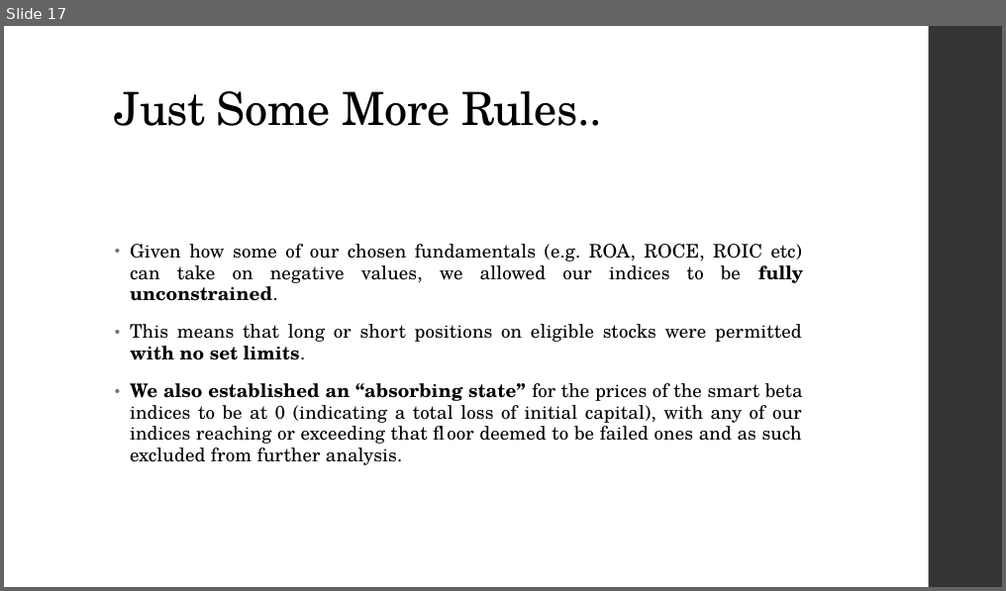
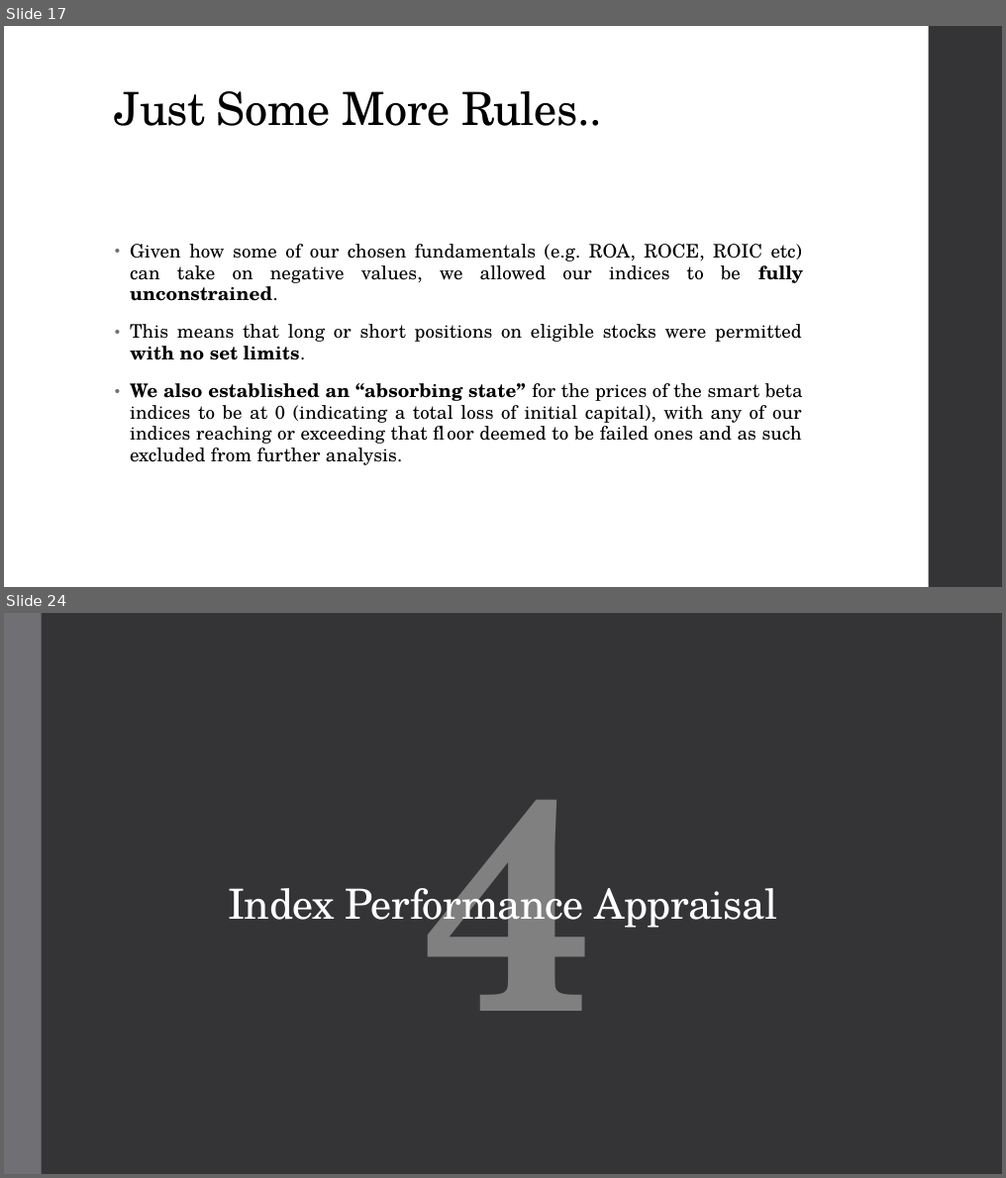
Before and after one commit to fuzzylove87/QF604-Econometrics, a slide deck: QF604 Econometrics Final v1.0.pptx. Shown one above the other, each under a label of ours: slide 17 before the commit, slides 17 and 24 after it; the slides between them are not shown. The pictures are 1006x591 and 1006x1178 pixels, drawn with LibreOffice and Linux fonts; fonts in the diff are those of the drawing. Boxes give left, top, right and bottom in pixels: in the first picture for what was removed or moved away, otherwise in the second. Text is boxed around its words. In the diff, an @@ line names an element or a change of style, - is before the commit and + after.

```diff
--- a/QF604 Econometrics Final v1.0.pptx
+++ b/QF604 Econometrics Final v1.0.pptx
@@ slide 24 added at (4, 613, 1002, 1174), background #353537 @@
@@ rectangle added at (4, 613, 42, 1174), fill #6F6F74 @@
@@ text added at (422, 800, 593, 1011), 287 pt, text #808080, bold @@
+4
@@ title added at (228, 878, 777, 932), 40 pt, text #FFFFFF @@
+Index Performance Appraisal
```
Also in this commit, not shown: 2 slides changed, 7 other slides added, 27 slides removed.
